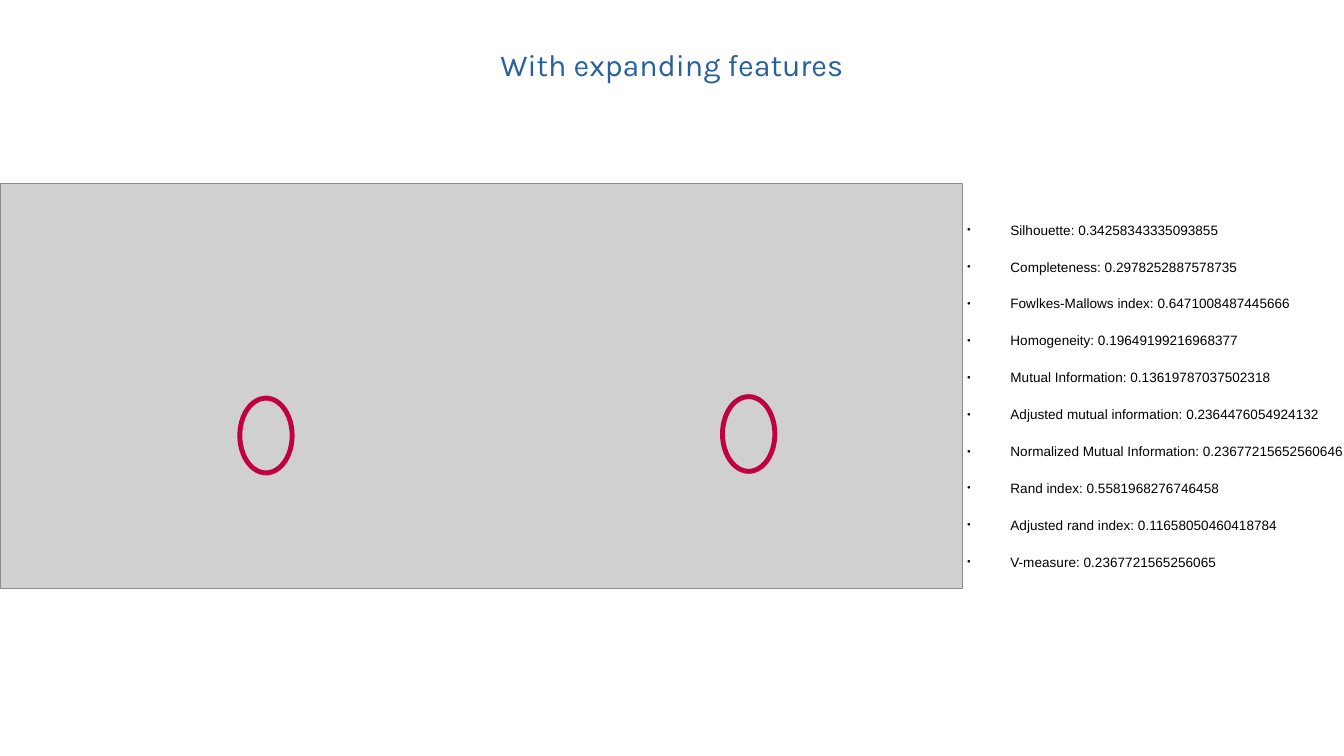
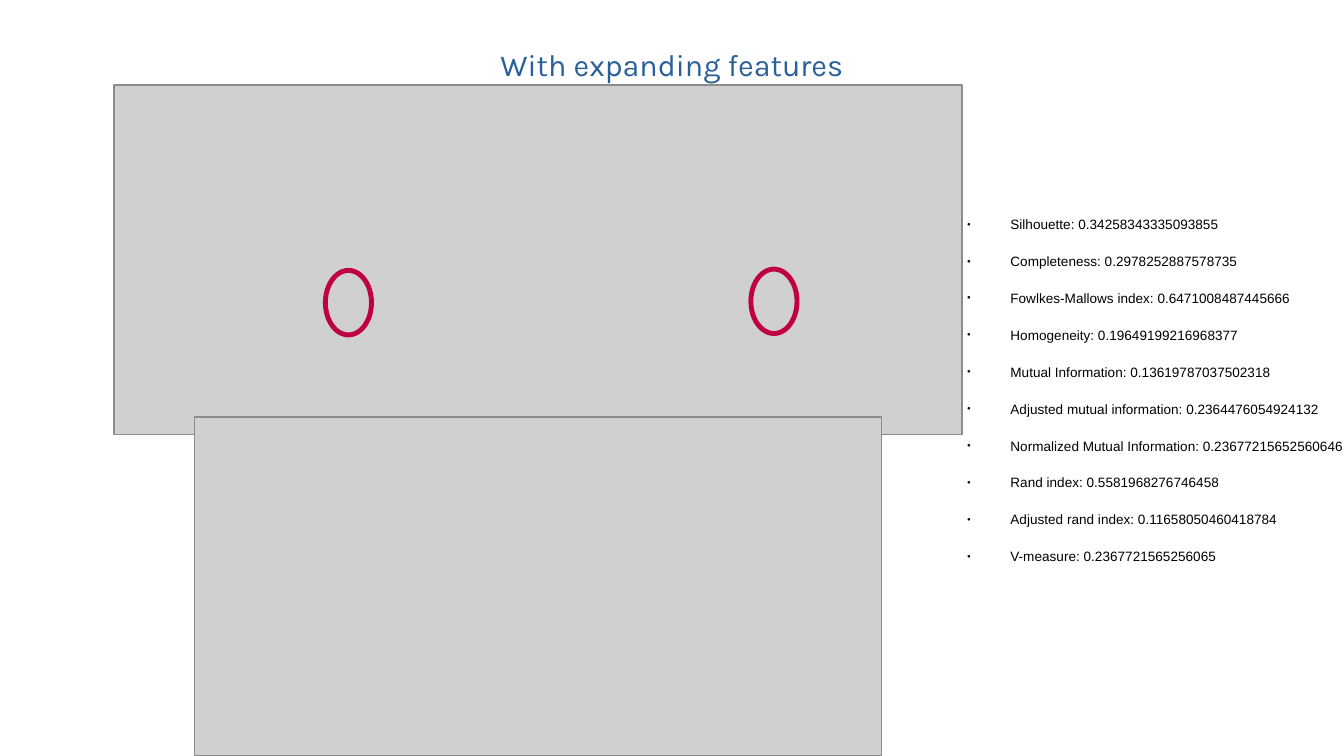
Before and after one commit to kir0ul/BayesClustering, a slide deck: slide 4 of docs/features_comparison.odp. Drawn at 1344x756 pixels with LibreOffice and Linux fonts; fonts in the diff are those of the drawing; grey boxes stand for pictures. Boxes give left, top, right and bottom in pixels: in the first picture for what was removed or moved away, otherwise in the second. Text is boxed around its words. In the diff, an @@ line names an element or a change of style, - is before the commit and + after.

```diff
--- a/docs/features_comparison.odp
+++ b/docs/features_comparison.odp
@@ picture: place and size @@
-picture at box(0, 183, 962, 588)
+picture at box(115, 85, 963, 435)
@@ text "Silhouette: 0.34258343335093855": place and size @@
-text "Silhouette: 0.34258343335093855" at box(1010, 225, 1343, 533)
+text "Silhouette: 0.34258343335093855" at box(1010, 219, 1343, 527)
@@ ellipse: place and size @@
-ellipse at box(240, 399, 293, 473)
+ellipse at box(326, 271, 372, 335)
@@ ellipse: place and size @@
-ellipse at box(723, 396, 776, 471)
+ellipse at box(751, 270, 798, 334)
@@ picture added at box(195, 417, 882, 756) @@
```
Also in this commit, not shown: 4 other slides changed, 1 other file.
